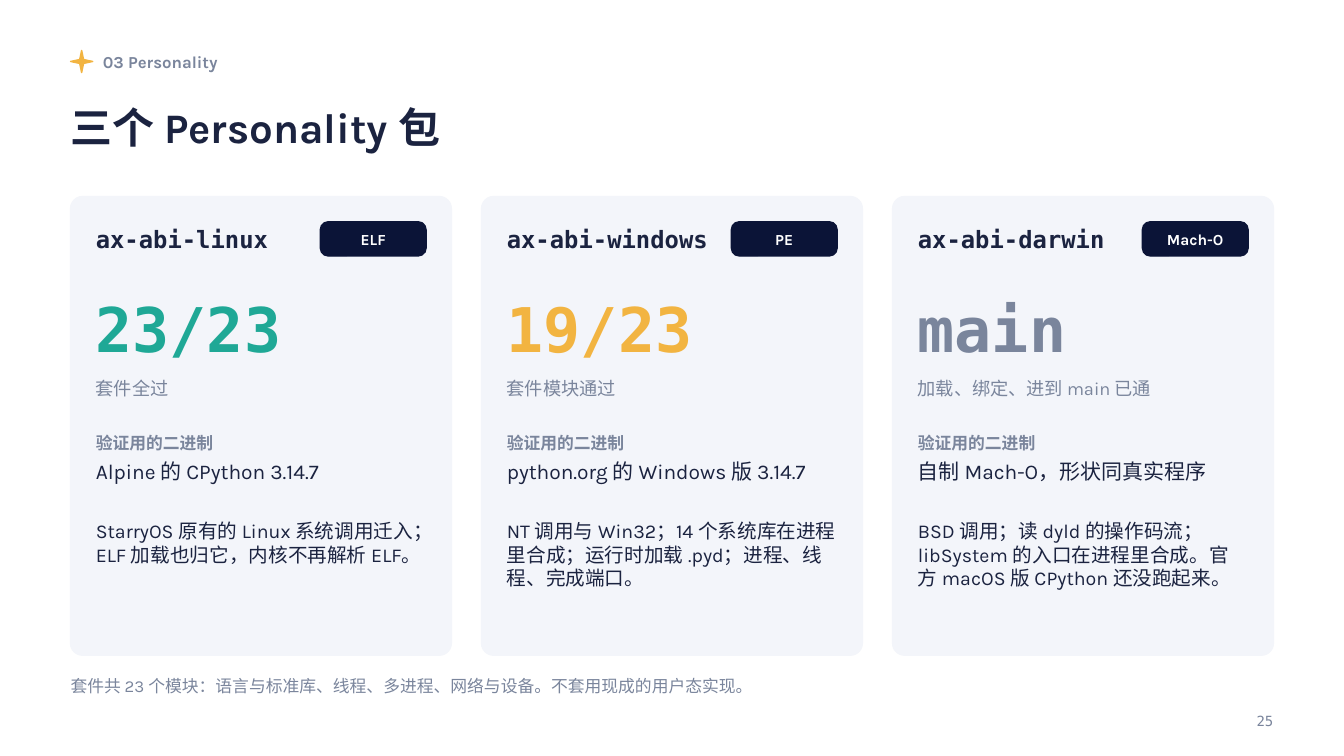
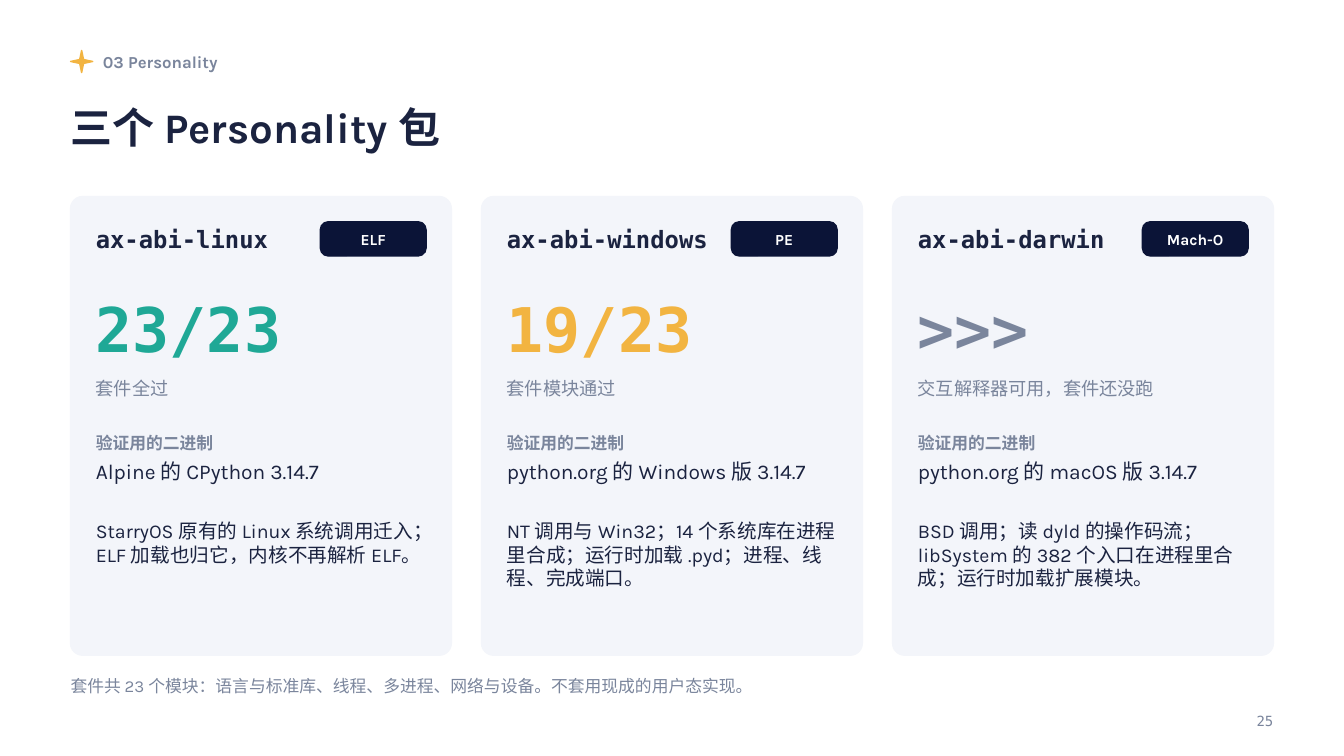
Before and after one commit to Lfan-ke/tgoskits, a slide deck: slide 25 of 实习总结.pptx. Drawn at 1344x756 pixels with LibreOffice and Linux fonts; fonts in the diff are those of the drawing. Boxes give left, top, right and bottom in pixels: in the first picture for what was removed or moved away, otherwise in the second. Text is boxed around its words. In the diff, an @@ line names an element or a change of style, - is before the commit and + after.

Commit message:
docs(ppt): the macOS CPython runs; add its transcript and the fourth demo command.

```diff
--- a/实习总结.pptx
+++ b/实习总结.pptx
@@ text at bbox=[918, 302, 1066, 353]: text changed @@
-main
+>>>
@@ text at bbox=[918, 380, 1154, 397]: text changed @@
-加载、绑定、进到 main 已通
+交互解释器可用，套件还没跑
@@ text at bbox=[918, 461, 1197, 484]: text changed @@
-自制 Mach-O，形状同真实程序
+python.org 的 macOS 版 3.14.7
@@ text at bbox=[918, 521, 1234, 588]: text changed @@
-BSD 调用；读 dyld 的操作码流；libSystem 的入口在进程里合成。官方 macOS 版 CPython 还没跑起来。
+BSD 调用；读 dyld 的操作码流；libSystem 的 382 个入口在进程里合成；运行时加载扩展模块。
```
Also in this commit, not shown: 17 other slides changed, 1 slide added.
